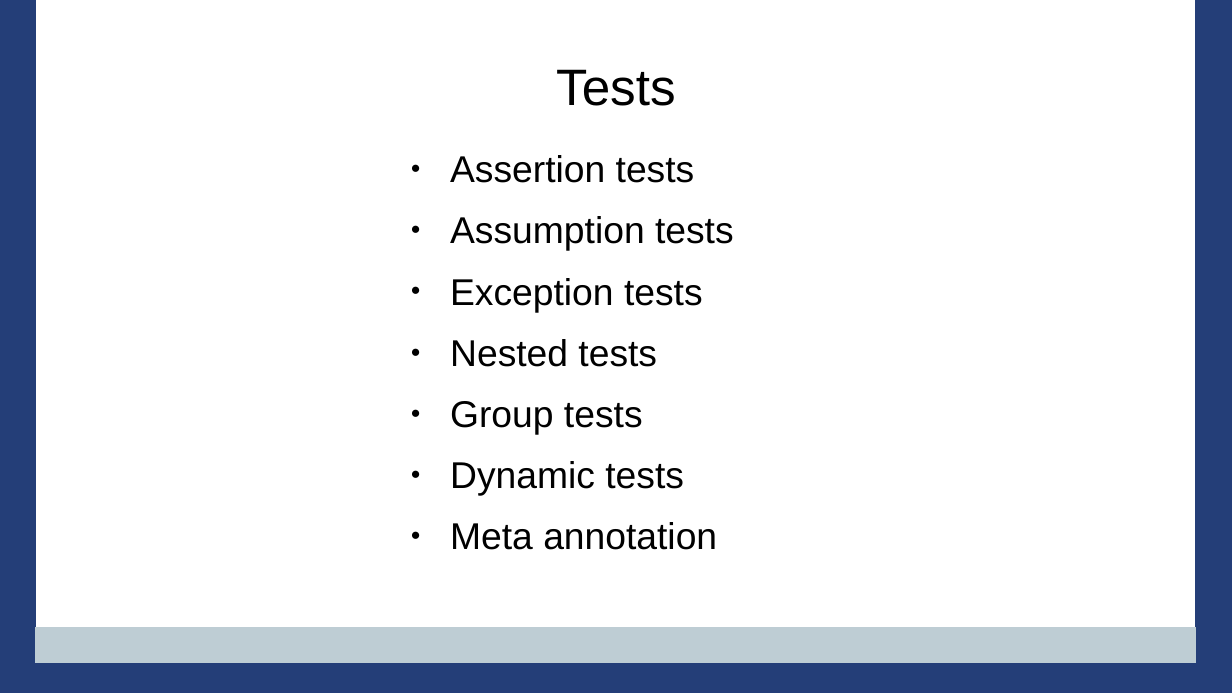
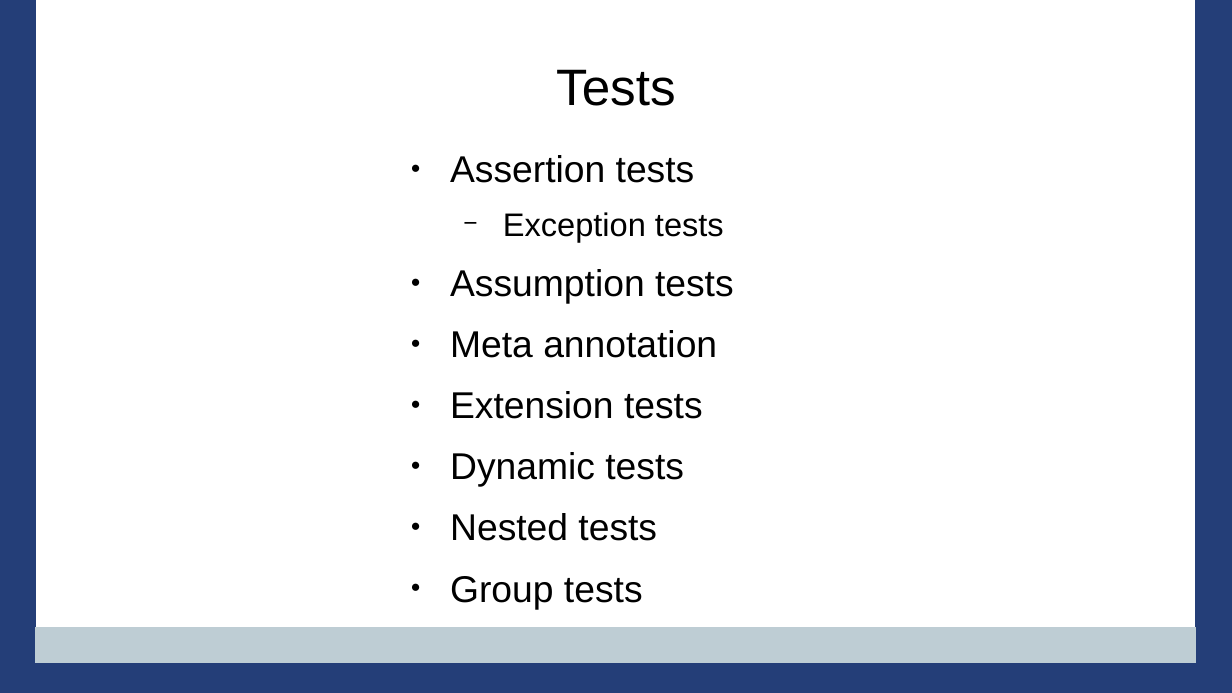
Before and after one commit to PennState/junit5-presentation, a slide deck: slide 11 of src/site/presentation/Junit5_Presentation_JavaOne_2016.odp (slide 9 before the commit). Drawn at 1232x693 pixels with LibreOffice and Linux fonts; fonts in the diff are those of the drawing; background and template pictures are left out. Boxes give left, top, right and bottom in pixels: in the first picture for what was removed or moved away, otherwise in the second. Text is boxed around its words. In the diff, an @@ line names an element or a change of style, - is before the commit and + after.

```diff
--- a/src/site/presentation/Junit5_Presentation_JavaOne_2016.odp
+++ b/src/site/presentation/Junit5_Presentation_JavaOne_2016.odp
@@ text at <box>503,212,724,242</box>: paragraph added @@
+  − Exception tests
@@ text at <box>450,330,717,487</box>: text changed @@
-● Exception tests
+● Meta annotation
+● Extension tests
+● Dynamic tests
@@ text at <box>450,461,717,550</box>: paragraphs removed @@
-● Dynamic tests
-● Meta annotation
```
Also in this commit, not shown: 12 other slides changed, 6 slides added, 7 slides removed, 1 other file.
